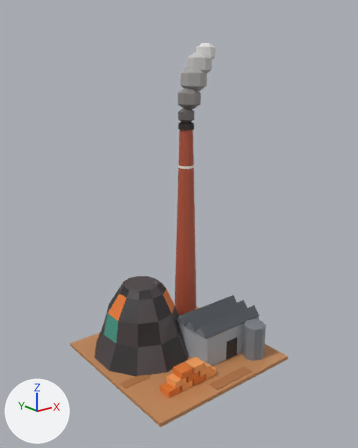
One commit to the glTF model games/escales/assets/monuments/cuivreLubumbashi.glb: the scene before it, then after it.
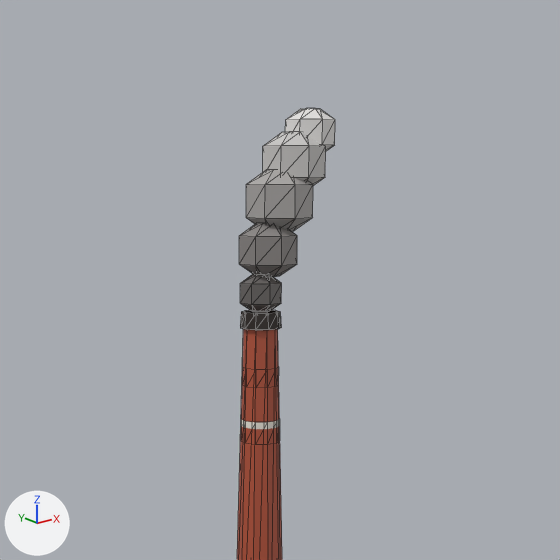
There are two pictures of each version: one whole from a 50 mm camera at (-3.08, -3.9, 3.09) aimed at (-0.02, -0.07, 1.56), one close up on the part from 23% to 85% of the width and 0% to 49% of the height. The axes (+X, +Y, +Z) are drawn at lower left. The lights are the same throughout. The first two pictures are the older version. The close-ups show mesh edges as thin lines. Vertices at exactly the same position are counted once.

Objects in the first close-up: 'cuivreLubumbashi'.
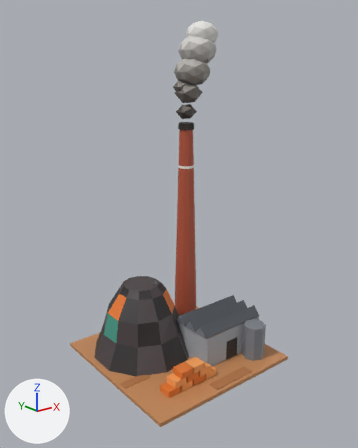
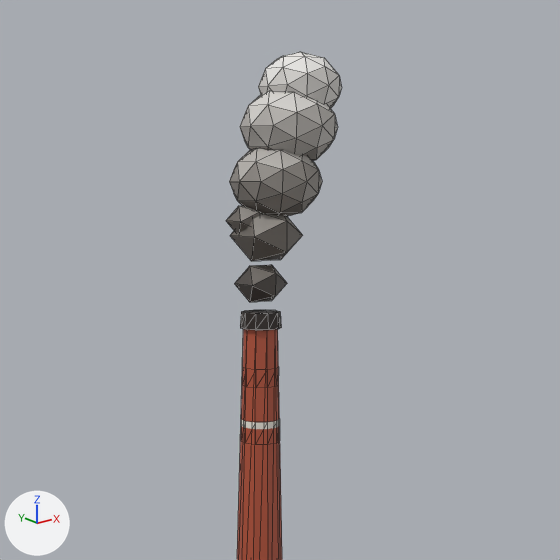
The change, as JSON lines over the scene's bpy script:
```json
{"block": "me_cuivrelubumbashi", "where": "# used by ob_cuivrelubumbashi; location = (0.0, 0.0, 0.0)"}
{"block": "me_cuivrelubumbashi", "where": "# verts and faces of me_cuivrelubumbashi; kept vertices keep their numbers, new ones are numbered from 442"}
{"block": "me_cuivrelubumbashi", "where": "# before: 157 (0.55, 0.4, 2.52) at pixel (275, 310), 158 (0.53, 0.35, 2.52) at pixel (280, 311), 161 (0.49, 0.32, 2.52) at pixel (277, 312), 163 (0.43, 0.32, 2.52) at pixel (267, 313), 165 (0.39, 0.35, 2.52) at pixel (255, 313)"}
{"block": "me_cuivrelubumbashi", "where": "# before: 167 (0.38, 0.4, 2.52) at pixel (245, 312), 169 (0.39, 0.45, 2.52) at pixel (241, 311), 171 (0.43, 0.48, 2.52) at pixel (244, 310), 173 (0.49, 0.48, 2.52), 175 (0.53, 0.45, 2.52)"}
{"op": "remove", "block": "me_cuivrelubumbashi", "code": "me_cuivrelubumbashi.from_pydata(...)  # 442 vertices, 659 faces; spans x -0.88..0.88, y -0.88..0.88, z 0.0..3.36"}
{"op": "add", "block": "me_cuivrelubumbashi", "code": "me_cuivrelubumbashi.from_pydata(...)  # 476 vertices, 727 faces; spans x -0.88..0.88, y -0.88..0.88, z 0.0..3.58"}
{"block": "me_cuivrelubumbashi", "change": "me_cuivrelubumbashi part 1: a new loose piece, an icosphere of 20 faces spanning x 0.36..0.56, y 0.3..0.5, z 2.56..2.72, in mat_defaultmaterial"}
{"block": "me_cuivrelubumbashi", "change": "me_cuivrelubumbashi part 2: a new loose piece, an icosphere of 20 faces spanning x 0.36..0.62, y 0.27..0.53, z 2.74..2.94, in mat_defaultmaterial"}
{"block": "me_cuivrelubumbashi", "change": "me_cuivrelubumbashi part 3: a new loose piece, an icosphere of 80 faces spanning x 0.34..0.74, y 0.2..0.6, z 2.9..3.22, in mat_defaultmaterial"}
{"block": "me_cuivrelubumbashi", "change": "me_cuivrelubumbashi part 4: a new loose piece, an icosphere of 80 faces spanning x 0.4..0.82, y 0.19..0.61, z 3.12..3.44, in mat_defaultmaterial"}
{"block": "me_cuivrelubumbashi", "change": "me_cuivrelubumbashi part 5: a new loose piece, an icosphere of 80 faces spanning x 0.49..0.85, y 0.22..0.58, z 3.3..3.58, in mat_defaultmaterial"}
{"block": "me_cuivrelubumbashi", "change": "me_cuivrelubumbashi part 6: a new loose piece, an icosphere of 20 faces spanning x 0.34..0.5, y 0.36..0.52, z 2.84..2.96, in mat_defaultmaterial"}
{"block": "me_cuivrelubumbashi", "change": "me_cuivrelubumbashi part 7: the loose piece of 28 vertices spanning x 0.63..0.84, y 0.29..0.51, z 3.16..3.36 is deleted"}
{"block": "me_cuivrelubumbashi", "change": "me_cuivrelubumbashi part 8: the loose piece of 28 vertices spanning x 0.52..0.78, y 0.27..0.53, z 3.02..3.26 is deleted"}
{"block": "me_cuivrelubumbashi", "change": "me_cuivrelubumbashi part 9: the loose piece of 28 vertices spanning x 0.43..0.71, y 0.26..0.54, z 2.85..3.11 is deleted"}
{"block": "me_cuivrelubumbashi", "change": "me_cuivrelubumbashi part 10: the loose piece of 28 vertices spanning x 0.39..0.63, y 0.28..0.52, z 2.67..2.89 is deleted"}
{"block": "me_cuivrelubumbashi", "change": "me_cuivrelubumbashi part 11: the loose piece of 28 vertices spanning x 0.38..0.55, y 0.31..0.49, z 2.52..2.68 is deleted"}
{"block": "me_cuivrelubumbashi", "change": "me_cuivrelubumbashi part 12"}
{"op": "add", "block": "me_cuivrelubumbashi", "code": "faces += [(171, 175, 173), (169, 175, 171), (167, 175, 169), (165, 175, 167), (163, 175, 165), (161, 175, 163)]"}
{"op": "add", "block": "me_cuivrelubumbashi", "code": "faces += [(158, 175, 161), (157, 175, 158)]"}
{"block": "me_cuivrelubumbashi", "change": "other edits to the shape of me_cuivrelubumbashi do not show in these pictures"}
```

Pixel boxes (x1, y1, x2, y2) of what changed, in the close-ups (560 x 560 px):
```json
{"object": "cuivreLubumbashi", "change": "reshaped", "before": [237, 108, 335, 560], "after": [226, 52, 342, 560]}
{"part": 1, "of": "me_cuivrelubumbashi", "change": "added", "after": [234, 265, 287, 302]}
{"part": 2, "of": "me_cuivrelubumbashi", "change": "added", "after": [230, 212, 302, 261]}
{"part": 3, "of": "me_cuivrelubumbashi", "change": "added", "after": [229, 148, 322, 217]}
{"part": 4, "of": "me_cuivrelubumbashi", "change": "added", "after": [240, 91, 338, 161]}
{"part": 5, "of": "me_cuivrelubumbashi", "change": "added", "after": [258, 52, 342, 109]}
{"part": 6, "of": "me_cuivrelubumbashi", "change": "added", "after": [226, 206, 261, 233]}
{"part": 7, "of": "me_cuivrelubumbashi", "change": "deleted", "before": [285, 108, 335, 151]}
{"part": 8, "of": "me_cuivrelubumbashi", "change": "deleted", "before": [263, 132, 326, 186]}
{"part": 9, "of": "me_cuivrelubumbashi", "change": "deleted", "before": [246, 170, 313, 232]}
{"part": 10, "of": "me_cuivrelubumbashi", "change": "deleted", "before": [239, 223, 297, 277]}
{"part": 11, "of": "me_cuivrelubumbashi", "change": "deleted", "before": [240, 274, 282, 312]}
{"part": 12, "of": "me_cuivrelubumbashi", "change": "added", "after": [242, 310, 280, 314]}
```
